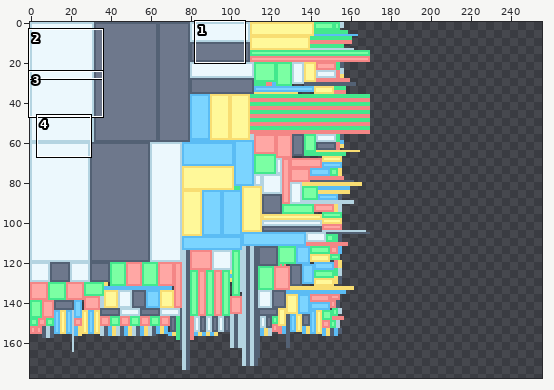
Two states of a sprite sheet, assets/pnt/textures/custom/rrc/vehicle_front.png. The picture above shows the old version from afar; the outline marks the close-up.
Close-up. Before the commit:
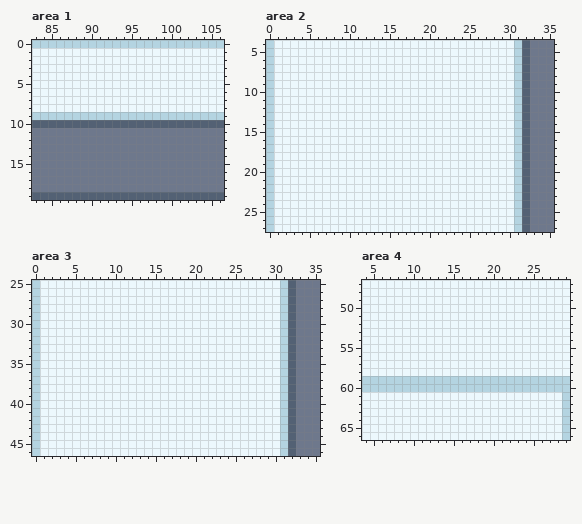
The file is 256x256 pixels. Shown: area 1: x 83..106, y 0..19; area 2: x 0..35, y 4..27; area 3: x 0..35, y 25..46; area 4: x 4..29, y 47..66. The wide view leaves out empty margins. The commit also changed other parts of the picture, which this record leaves out.
After the commit:
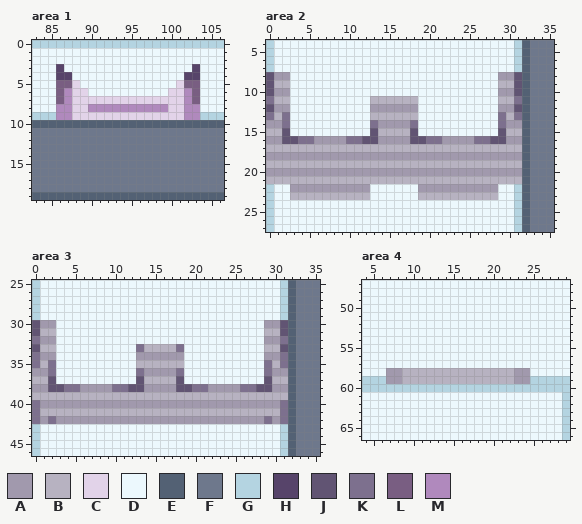
Palette (. is transparent): A #a199ad  B #b7b2c1  C #e2d3e9  D #ecf8fd  E #536174  F #6e788c  G #b4d4e1  H #57446a  J #615473  K #7d708e  L #795e82  M #b089bd
Diff:
Area 1:
Colour C replaces colour D in row 5 at x 88 and 101; in row 6 at x 88 to 89 and 100 to 101; in row 7 at x 88 to 101; in row 8 at x 88 to 89 and 100 to 101.
Colour C replaces colour G in row 9 at x 88 to 101.
Colour H replaces colour D in row 3 at x 86 and 103; in row 4 at x 86 to 87 and 102 to 103.
Colour L replaces colour D in row 5 at x 86 to 87 and 102 to 103; in rows 6 to 7 at x 86 and 103.
Colour M replaces colour D in rows 6 to 7 at x 87 and 102; in row 8 at x 86 to 87, 90 to 99 and 102 to 103.
Colour M replaces colour G in row 9 at x 86 to 87 and 102 to 103.
Area 2:
Colour A replaces colour D in row 8 at x 1 to 2 and 29 to 30; in row 10 at x 1 to 2 and 29 to 30; in row 12 at x 1 to 2, 13 to 18 and 29 to 30; in row 14 at x 1, 14 to 17 and 30; in row 16 at x 1, 6 to 9, 14 to 17, 22 to 25 and 30; in row 18 at x 1 to 30.
Colour A replaces colour D in row 20 at x 1 to 30; in row 22 at x 3 to 12 and 19 to 28.
Colour A replaces colour G in row 14 at x 0 and 31; in row 16 at x 0 and 31; in row 18 at x 0 and 31; in row 20 at x 0 and 31.
Colour B replaces colour D in row 9 at x 1 to 2 and 29 to 30; in row 11 at x 1 to 2, 13 to 18 and 29 to 30; in row 13 at x 1, 13 to 18 and 30; in row 15 at x 1, 14 to 17 and 30; in row 17 at x 1 to 30; in row 19 at x 1 to 30.
Colour B replaces colour D in row 21 at x 1 to 30; in row 23 at x 3 to 12 and 19 to 28.
Colour B replaces colour G in row 15 at x 0 and 31; in row 17 at x 0 and 31; in row 19 at x 0 and 31; in row 21 at x 0 and 31.
Colour J replaces colour D in row 15 at x 2, 13, 18 and 29; in row 16 at x 2 to 3, 12 to 13, 18 to 19 and 28 to 29.
Colour J replaces colour G in rows 8 to 10 at x 0 and 31; in row 12 at x 0 and 31.
Colour K replaces colour D in row 13 at x 2 and 29; in row 14 at x 2, 13, 18 and 29; in row 16 at x 4 to 5, 10 to 11, 20 to 21 and 26 to 27.
Colour K replaces colour G in row 11 at x 0 and 31; in row 13 at x 0 and 31.
Area 3:
Colour A replaces colour D in row 30 at x 1 to 2 and 29 to 30; in row 32 at x 1 to 2 and 29 to 30; in row 34 at x 1 to 2, 13 to 18 and 29 to 30; in row 36 at x 1, 14 to 17 and 30; in row 38 at x 1, 6 to 9, 14 to 17, 22 to 25 and 30; in row 40 at x 1 to 30.
Colour A replaces colour D in row 42 at x 1, 3 to 28 and 30.
Colour A replaces colour G in row 36 at x 0 and 31; in row 38 at x 0 and 31.
Colour B replaces colour D in row 31 at x 1 to 2 and 29 to 30; in row 33 at x 1 to 2, 14 to 17 and 29 to 30; in row 35 at x 1, 13 to 18 and 30; in row 37 at x 1, 14 to 17 and 30; in row 39 at x 1 to 30; in row 41 at x 1 to 30.
Colour B replaces colour G in row 37 at x 0 and 31; in row 39 at x 0 and 31.
Colour J replaces colour D in row 37 at x 2, 13, 18 and 29; in row 38 at x 2 to 3, 12 to 13, 18 to 19 and 28 to 29.
Colour J replaces colour G in rows 30 to 31 at x 0 and 31; in row 33 at x 0 and 31.
Colour K replaces colour D in row 33 at x 13 and 18; in row 35 at x 2 and 29; in row 36 at x 2, 13, 18 and 29; in row 38 at x 4 to 5, 10 to 11, 20 to 21 and 26 to 27; in row 42 at x 2 and 29.
Colour K replaces colour G in row 32 at x 0 and 31; in rows 34 to 35 at x 0 and 31; in rows 40 to 42 at x 0 and 31.
Area 4:
Colour A replaces colour D in row 58 at x 7 to 8 and 23 to 24.
Colour A replaces colour G in row 59 at x 7 to 8 and 23 to 24.
Colour B replaces colour D in row 58 at x 9 to 22.
Colour B replaces colour G in row 59 at x 9 to 22.
Pixel boxes of the changes (left, top, right, bottom) in both close-ups:
changed: (56, 64, 200, 120)
changed: (266, 72, 522, 200)
changed: (32, 320, 288, 424)
changed: (386, 368, 530, 384)
